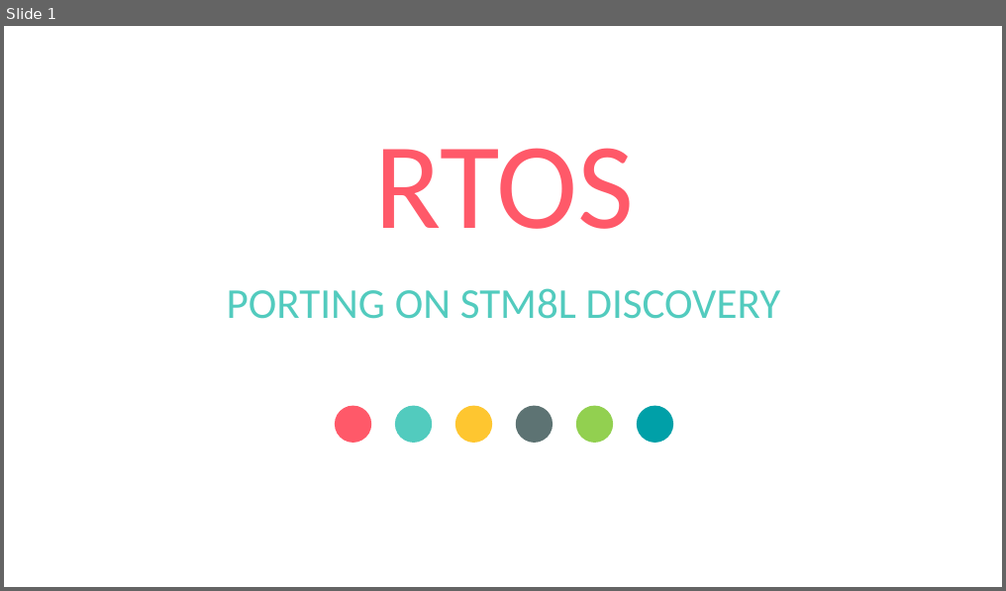
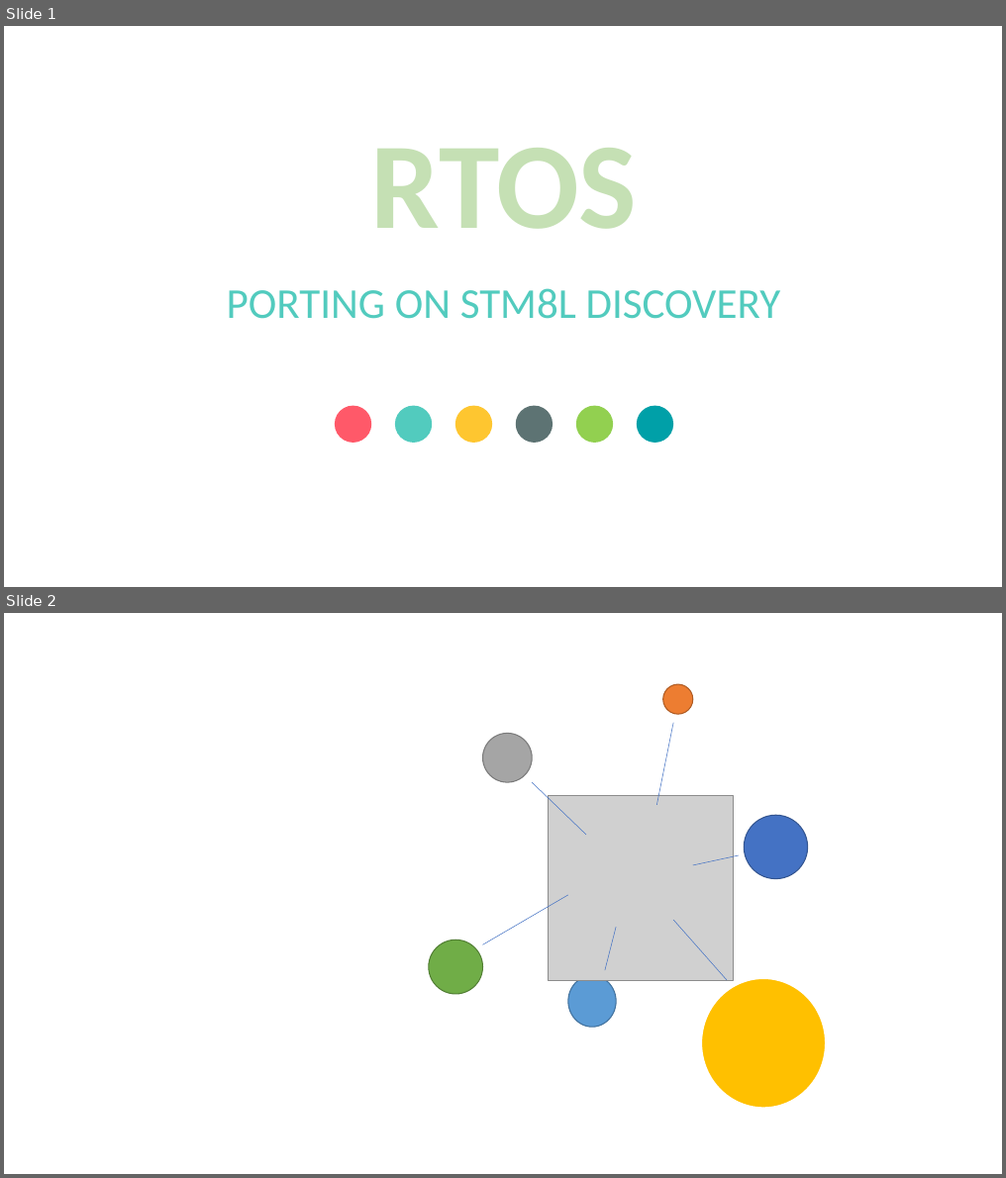
Before and after one commit to wathui99/FPT_Lab, a slide deck: Document/Bản trình bày1.pptx. Shown one above the other, each under a label of ours: slide 1 before the commit, slides 1 and 2 after it. The pictures are 1006x591 and 1006x1178 pixels, drawn with LibreOffice and Linux fonts; fonts in the diff are those of the drawing; grey boxes stand for pictures. Boxes give left, top, right and bottom in pixels: in the first picture for what was removed or moved away, otherwise in the second. Text is boxed around its words. In the diff, an @@ line names an element or a change of style, - is before the commit and + after.

```diff
--- a/Document/Bản trình bày1.pptx
+++ b/Document/Bản trình bày1.pptx
@@ slide 2 added at [4,613,1002,1174], background #FFFFFF @@
@@ ellipse added at [663,684,693,714], fill #ED7D31, outline #AF5C24 1 pt @@
@@ line added from (673, 722) to (656, 805), #4472C4 0.5 pt @@
@@ ellipse added at [483,734,533,783], fill #A5A5A5, outline #7A7A7A 1 pt @@
@@ line added from (532, 782) to (586, 835), #4472C4 0.5 pt @@
@@ picture added at [548,796,733,980] @@
@@ ellipse added at [744,815,807,878], fill #4472C4, outline #325491 1 pt @@
@@ line added from (693, 865) to (739, 856), #4472C4 0.5 pt @@
@@ line added from (483, 946) to (568, 895), #4472C4 0.5 pt @@
@@ line added from (605, 970) to (617, 927), #4472C4 0.5 pt @@
@@ line added from (727, 980) to (673, 920), #4472C4 0.5 pt @@
@@ ellipse added at [429,940,482,994], fill #70AD47, outline #538035 1 pt @@
@@ ellipse added at [568,976,617,1028], fill #5B9BD5, outline #43739E 1 pt @@
@@ ellipse added at [702,978,826,1108], fill #FFC000, outline #FFFFFF 1.5 pt @@
@@ slide 1 changed as well @@
@@ text "RTOS" at [371,148,638,229]: text colour #FF5969 to #C5E0B4, letter outline none to #4472C4 1 pt, bold on @@
```
Also in this commit, not shown: 15 other slides changed, 3 other slides added, 4 slides removed.
